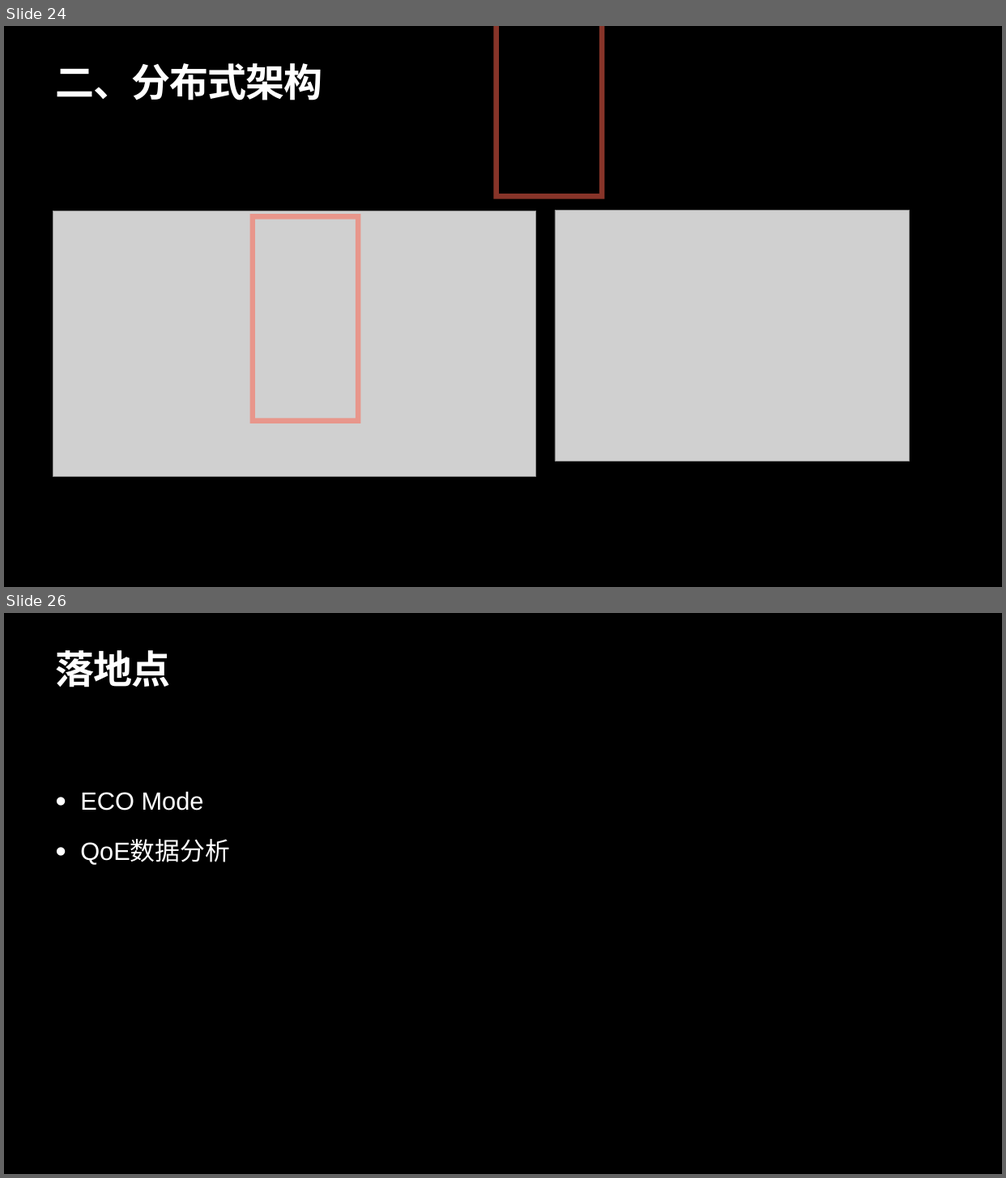
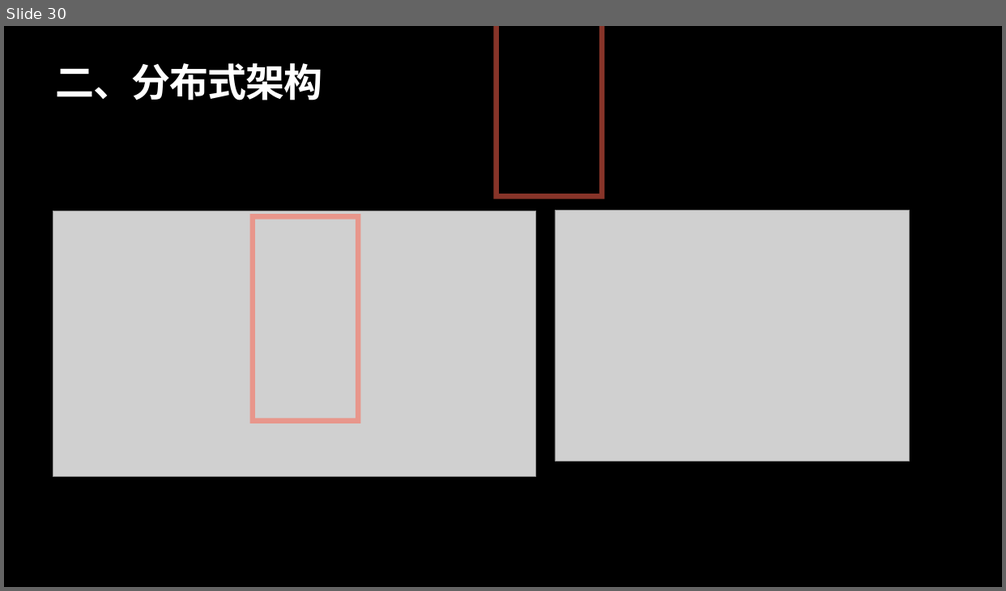
Before and after one commit to LinusLarrabee/bigData, a slide deck: src/doc/大数据组件调研.pptx. Shown one above the other, each under a label of ours: slides 24 and 26 before the commit, slide 30 after it; the slides between them are not shown. The pictures are 1006x1178 and 1006x591 pixels, drawn with LibreOffice and Linux fonts; fonts in the diff are those of the drawing; grey boxes stand for pictures. Boxes give left, top, right and bottom in pixels: in the first picture for what was removed or moved away, otherwise in the second. Text is boxed around its words. In the diff, an @@ line names an element or a change of style, - is before the commit and + after.

```diff
--- a/src/doc/大数据组件调研.pptx
+++ b/src/doc/大数据组件调研.pptx
@@ slide 26 removed at (x1=4, y1=613, x2=1002, y2=1174), background #000000 @@
@@ title removed at (x1=56, y1=650, x2=171, y2=688) @@
-落地点
@@ text removed at (x1=80, y1=791, x2=230, y2=865) @@
-• ECO Mode
-• QoE数据分析
@@ what was slide 24 is now slide 30 @@
```
Also in this commit, not shown: 7 slides changed, 11 slides added, 5 other slides removed, 5 other files.
